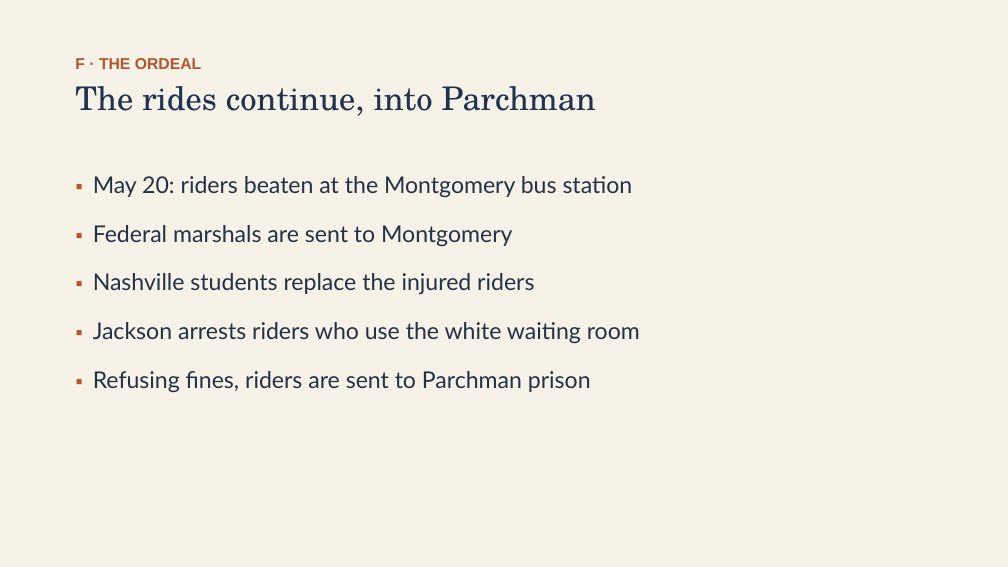
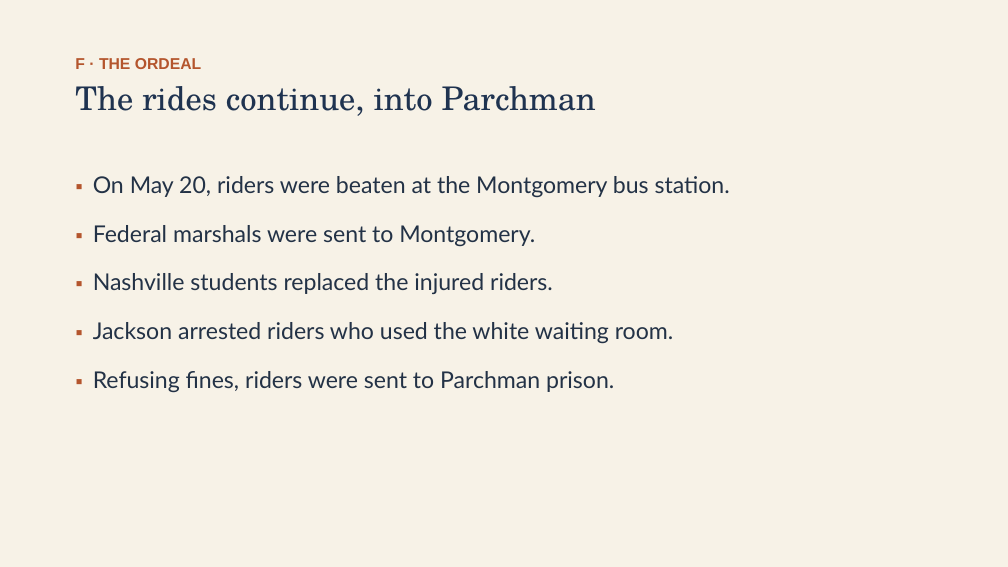
Before and after one commit to ab17gthb/humanities-curriculum-group, a slide deck: slide 19 of civil-rights/lesson-04/lesson-04-slides.pptx. Drawn at 1008x567 pixels with LibreOffice and Linux fonts; fonts in the diff are those of the drawing. Boxes give left, top, right and bottom in pixels: in the first picture for what was removed or moved away, otherwise in the second. Text is boxed around its words. In the diff, an @@ line names an element or a change of style, - is before the commit and + after.

```diff
--- a/civil-rights/lesson-04/lesson-04-slides.pptx
+++ b/civil-rights/lesson-04/lesson-04-slides.pptx
@@ text at [93,176,730,393]: text changed @@
-▪ May 20: riders beaten at the Montgomery bus station
-▪ Federal marshals are sent to Montgomery
-▪ Nashville students replace the injured riders
-▪ Jackson arrests riders who use the white waiting room
-▪ Refusing fines, riders are sent to Parchman prison
+▪ On May 20, riders were beaten at the Montgomery bus station.
+▪ Federal marshals were sent to Montgomery.
+▪ Nashville students replaced the injured riders.
+▪ Jackson arrested riders who used the white waiting room.
+▪ Refusing fines, riders were sent to Parchman prison.
```
Also in this commit, not shown: 11 other slides changed, 6 other files.
